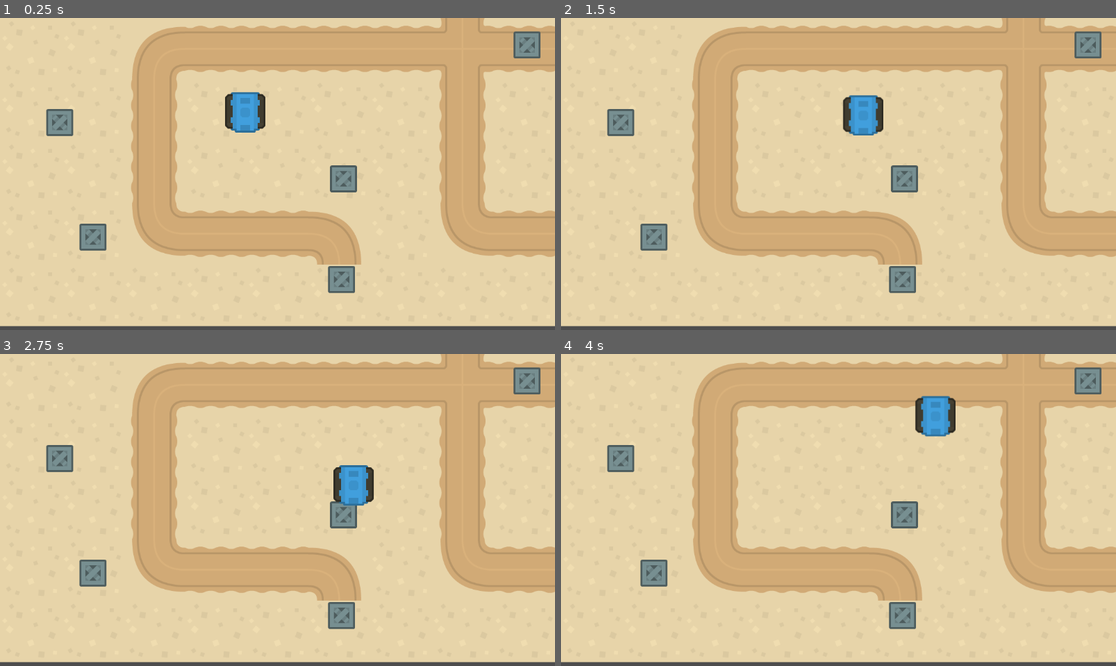
Above: before the commit, frames 1-4 (two rows, left to right).
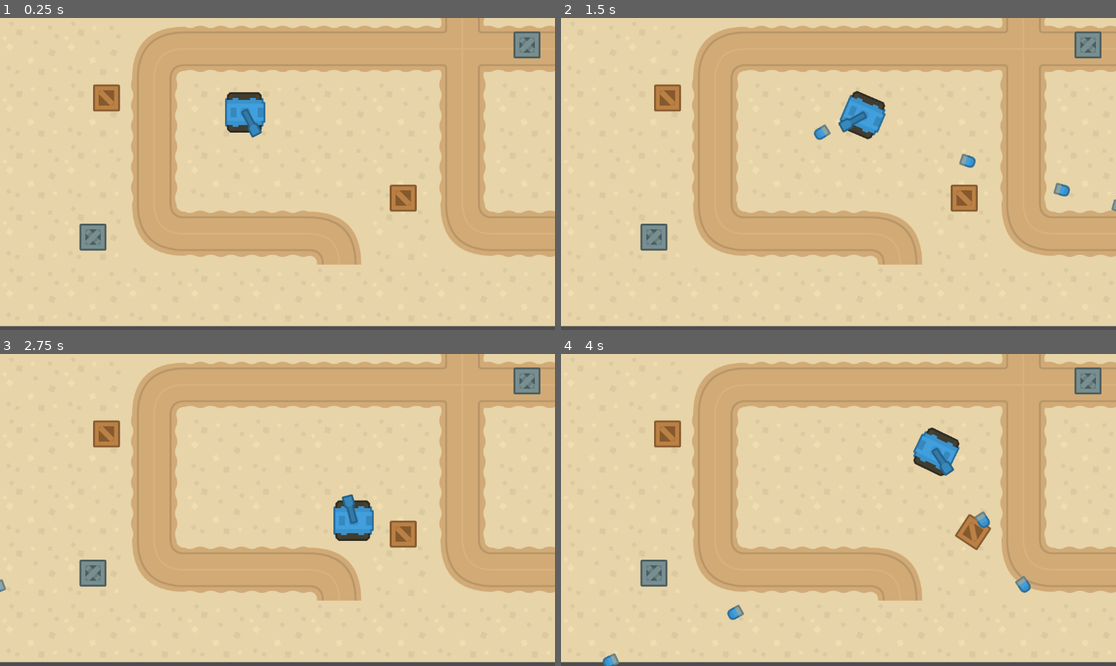
Above: after the commit, the same moments.

Repository: Alfreditann/Godot2025
Game: Godot game, scene res://main.tscn
Two runs of this game, one before a commit and one after it. Both use one fixed random seed, a clock stepped at 60 frames per second and the inputs below.
Inputs (mouse positions are in pixels of both pictures, inside the frame that each line leads up to):
- Up to frame 1 (0.25 s): no input
- Up to frame 2 (1.5 s): tap Enter (ui_accept) at 0.5, 0.6, 0.77, 1.07, 1.35 s; move the mouse to (960, 158) at 0.52 s; hold Right (ui_right) 0.53-1.28 s; move the mouse to (727, 189) at 1.27 s; hold Down (ui_down) from 1.28 s (still down)
- Up to frame 3 (2.75 s): tap Enter (ui_accept) at 1.52, 1.82, 2.1 s; move the mouse to (333, 441) at 2.02 s; release Down (ui_down) at 2.03 s; hold Right (ui_right) from 2.03 s (still down)
- Up to frame 4 (4 s): move the mouse to (810, 572) at 2.77 s; release Right (ui_right) at 2.78 s; hold Up (ui_up) 2.78-3.53 s; tap Enter (ui_accept) at 2.85, 3.02, 3.32, 3.6, 3.77 s; move the mouse to (1005, 556) at 3.52 s; hold Left (ui_left) from 3.53 s (still down)

The runs differ from the first frame. In frame 1, 2.7% of the frame differs, in the area x 8-76%, y 21-89%; in frame 2, 3.1%; in frame 3, 3.5%; in frame 4, 4.2%, in the area x 7-85%, y 13-100%.

Commit message:
lag til kanon og skyte mekanisme

Diff:
--- a/godot-2025/Tank.tscn
+++ b/godot-2025/Tank.tscn
@@ -1,7 +1,8 @@
-[gd_scene load_steps=4 format=3 uid="uid://drrocblolr1p6"]
+[gd_scene load_steps=5 format=3 uid="uid://drrocblolr1p6"]
 
 [ext_resource type="Texture2D" uid="uid://5ercd24xn6o4" path="res://tanks-simple.png" id="1_2hux0"]
 [ext_resource type="Script" uid="uid://bjbgeoo82yme7" path="res://tank.gd" id="1_tv66d"]
+[ext_resource type="Script" uid="uid://duf7byieu704m" path="res://kanon.gd" id="3_bv1fj"]
 
 [sub_resource type="RectangleShape2D" id="RectangleShape2D_tv66d"]
 size = Vector2(73, 69)
@@ -10,6 +11,7 @@
 script = ExtResource("1_tv66d")
 
 [node name="Sprite2D" type="Sprite2D" parent="."]
+rotation = -1.5707964
 texture = ExtResource("1_2hux0")
 region_enabled = true
 region_rect = Rect2(1, 1, 84, 84)
@@ -17,3 +19,10 @@
 [node name="CollisionShape2D" type="CollisionShape2D" parent="."]
 position = Vector2(-2.5, -0.5)
 shape = SubResource("RectangleShape2D_tv66d")
+
+[node name="Sprite2D2" type="Sprite2D" parent="."]
+texture = ExtResource("1_2hux0")
+offset = Vector2(0, 24)
+region_enabled = true
+region_rect = Rect2(115, 13, 24, 60)
+script = ExtResource("3_bv1fj")
--- /dev/null
+++ b/godot-2025/bullet.gd
@@ -0,0 +1,10 @@
+extends RigidBody2D
+
+
+# Called when the node enters the scene tree for the first time.
+var speed = 800
+func _ready():
+  look_at(get_global_mouse_position())
+
+func _physics_process(delta):
+  linear_velocity = Vector2.RIGHT.rotated(rotation) * speed
--- /dev/null
+++ b/godot-2025/bullet.tscn
@@ -0,0 +1,21 @@
+[gd_scene load_steps=4 format=3 uid="uid://b2vmjha87kea4"]
+
+[ext_resource type="Script" uid="uid://djl5xlti5s1wq" path="res://bullet.gd" id="1_v8qja"]
+[ext_resource type="Texture2D" uid="uid://5ercd24xn6o4" path="res://tanks-simple.png" id="2_t4vbm"]
+
+[sub_resource type="CircleShape2D" id="CircleShape2D_v8qja"]
+
+[node name="RigidBody2D" type="RigidBody2D"]
+script = ExtResource("1_v8qja")
+
+[node name="Sprite2D" type="Sprite2D" parent="."]
+rotation = 1.5550884
+texture = ExtResource("2_t4vbm")
+region_enabled = true
+region_rect = Rect2(199, 27, 24, 32)
+
+[node name="Area2D" type="Area2D" parent="."]
+
+[node name="CollisionShape2D" type="CollisionShape2D" parent="Area2D"]
+position = Vector2(6, 0)
+shape = SubResource("CircleShape2D_v8qja")
--- /dev/null
+++ b/godot-2025/kanon.gd
@@ -0,0 +1,18 @@
+extends Sprite2D
+
+var bullet = preload("res://bullet.tscn")
+
+# Called when the node enters the scene tree for the first time.
+func _ready() -> void:
+	pass
+
+
+
+# Called every frame. 'delta' is the elapsed time since the previous frame.
+func _process(delta):
+	look_at(get_global_mouse_position())
+	rotation -= deg_to_rad(90)
+	if Input.is_action_just_pressed("ui_accept"):
+		var instance = bullet.instantiate()
+		instance.global_position = Vector2(global_position)
+		get_tree().current_scene.add_child(instance)
--- a/godot-2025/main.tscn
+++ b/godot-2025/main.tscn
@@ -1,8 +1,9 @@
-[gd_scene load_steps=6 format=4 uid="uid://do58cpp1qafcx"]
+[gd_scene load_steps=7 format=4 uid="uid://do58cpp1qafcx"]
 
 [ext_resource type="Texture2D" uid="uid://b3duysvynyaxe" path="res://tanks-terrain.png" id="1_ig7tw"]
 [ext_resource type="PackedScene" uid="uid://bvwbd1u6knj5a" path="res://boks.tscn" id="2_0xm2m"]
 [ext_resource type="PackedScene" uid="uid://drrocblolr1p6" path="res://Tank.tscn" id="3_h2yge"]
+[ext_resource type="PackedScene" uid="uid://bfecuuq8yinl4" path="res://treboks.tscn" id="4_1bvp3"]
 
 [sub_resource type="TileSetAtlasSource" id="TileSetAtlasSource_h2yge"]
 texture = ExtResource("1_ig7tw")
@@ -32,15 +33,6 @@
 tile_map_data = PackedByteArray("AAABAAAAAAAAAAAAAAABAAEAAAAAAAAAAAACAAEAAAABAAAAAAADAAIAAAAAAAAAAAAAAAAAAAAAAAAAAAAAAA …(640 unchanged characters)…
 tile_set = SubResource("TileSet_1bvp3")
 
-[node name="Boks" parent="." instance=ExtResource("2_0xm2m")]
-position = Vector2(709, 543)
-
-[node name="Boks2" parent="." instance=ExtResource("2_0xm2m")]
-position = Vector2(713, 334)
-
-[node name="Boks3" parent="." instance=ExtResource("2_0xm2m")]
-position = Vector2(124, 217)
-
 [node name="Boks4" parent="." instance=ExtResource("2_0xm2m")]
 position = Vector2(193, 455)
 
@@ -49,3 +41,9 @@
 
 [node name="CharacterBody2D" parent="." instance=ExtResource("3_h2yge")]
 position = Vector2(509, 196)
+
+[node name="RigidBody2D" parent="." instance=ExtResource("4_1bvp3")]
+position = Vector2(837, 374)
+
+[node name="RigidBody2D2" parent="." instance=ExtResource("4_1bvp3")]
+position = Vector2(221, 166)
--- a/godot-2025/project.godot
+++ b/godot-2025/project.godot
@@ -14,3 +14,7 @@
 run/main_scene="res://main.tscn"
 config/features=PackedStringArray("4.5", "Forward Plus")
 config/icon="res://icon.svg"
+
+[physics]
+
+2d/default_gravity=0.0
--- a/godot-2025/tank.gd
+++ b/godot-2025/tank.gd
@@ -6,14 +6,16 @@
 
 	if Input.is_action_pressed("ui_right"):
 		move_direction.x = 1
-	if Input.is_action_pressed("ui_left"):
+	elif Input.is_action_pressed("ui_left"):
 		move_direction.x = -1
 	if Input.is_action_pressed("ui_down"):
 		move_direction.y = 1
-	if Input.is_action_pressed("ui_up"):
+	elif Input.is_action_pressed("ui_up"):
 		move_direction.y = -1
 
 
 	velocity.x = move_toward(velocity.x, move_direction.x * speed, 5)
 	velocity.y = move_toward(velocity.y, move_direction.y * speed, 5)
+	if velocity != Vector2(0,0):
+		rotation = velocity.angle()
 	move_and_slide()
--- /dev/null
+++ b/godot-2025/treboks.tscn
@@ -0,0 +1,21 @@
+[gd_scene load_steps=3 format=3 uid="uid://bfecuuq8yinl4"]
+
+[ext_resource type="Texture2D" uid="uid://5ercd24xn6o4" path="res://tanks-simple.png" id="1_esou2"]
+
+[sub_resource type="RectangleShape2D" id="RectangleShape2D_iekte"]
+size = Vector2(51, 50)
+
+[node name="RigidBody2D" type="RigidBody2D"]
+collision_layer = 2
+mass = 0.001
+linear_damp = 10.0
+angular_damp = 10.0
+
+[node name="Sprite2D" type="Sprite2D" parent="."]
+texture = ExtResource("1_esou2")
+region_enabled = true
+region_rect = Rect2(99, 183, 56, 56)
+
+[node name="CollisionShape2D" type="CollisionShape2D" parent="."]
+position = Vector2(0.5, 0)
+shape = SubResource("RectangleShape2D_iekte")
Not shown, added: godot-2025/bullet.gd.uid
Not shown, added: godot-2025/kanon.gd.uid
